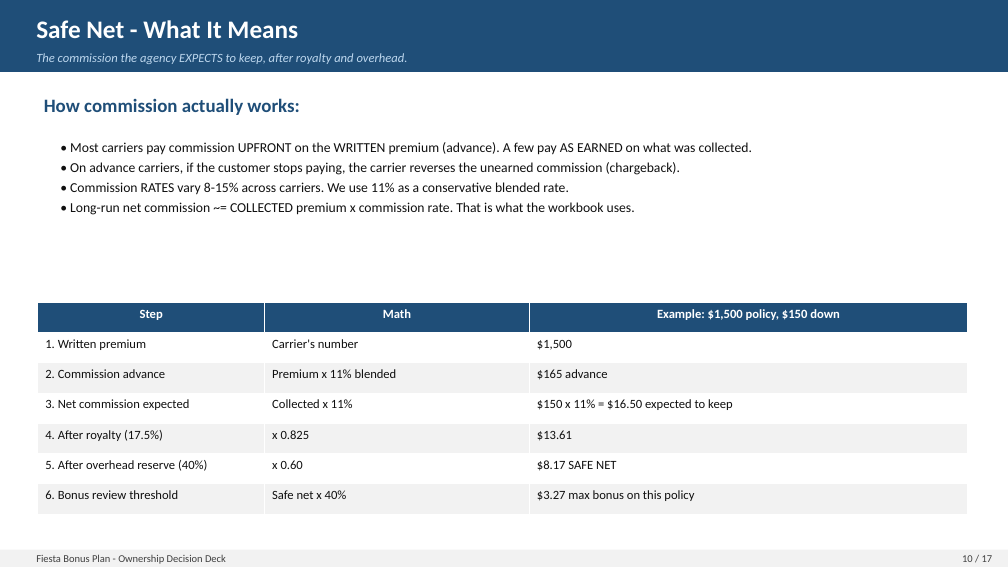
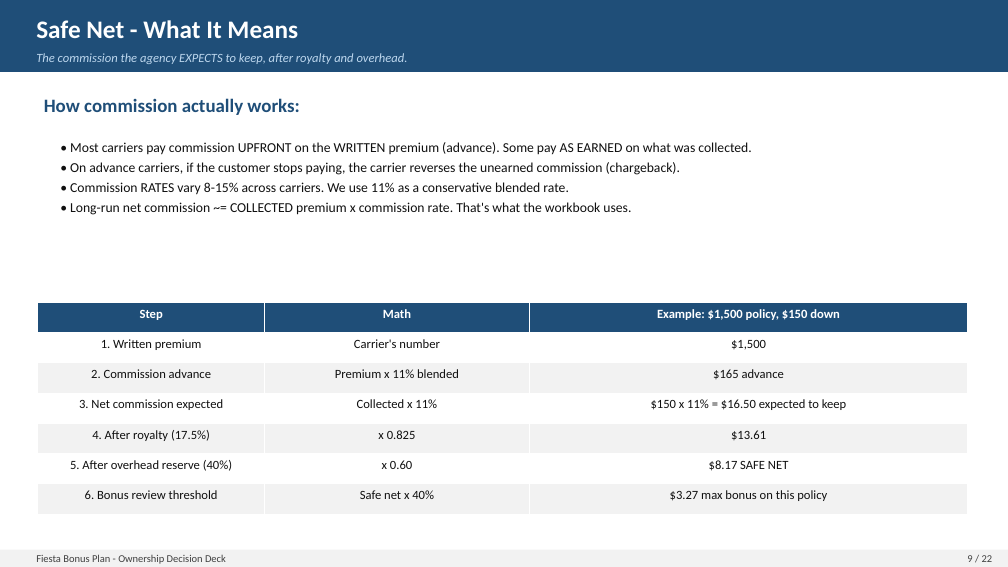
Before and after one commit to FAUS-tech/fiesta-bonus, a slide deck: slide 9 of output/Bonus_Proposal_Presentation.pptx (slide 10 before the commit). Drawn at 1008x567 pixels with LibreOffice and Linux fonts; fonts in the diff are those of the drawing. Boxes give left, top, right and bottom in pixels: in the first picture for what was removed or moved away, otherwise in the second. Text is boxed around its words. In the diff, an @@ line names an element or a change of style, - is before the commit and + after.

```diff
--- a/output/Bonus_Proposal_Presentation.pptx
+++ b/output/Bonus_Proposal_Presentation.pptx
@@ text at [70,142,751,155]: text changed @@
-• Most carriers pay commission UPFRONT on the WRITTEN premium (advance). A few pay AS EARNED on what was collected.
+• Most carriers pay commission UPFRONT on the WRITTEN premium (advance). Some pay AS EARNED on what was collected.
@@ text at [70,202,631,215]: text changed @@
-• Long-run net commission ~= COLLECTED premium x commission rate. That is what the workbook uses.
+• Long-run net commission ~= COLLECTED premium x commission rate. That's what the workbook uses.
@@ table at [38,302,968,514] @@
@@ alignment left to centre @@
@@ text at [967,555,993,562]: text changed @@
-10 / 17
+9 / 22
```
Also in this commit, not shown: 14 other slides changed, 7 slides added, 2 slides removed, 3 other files.
